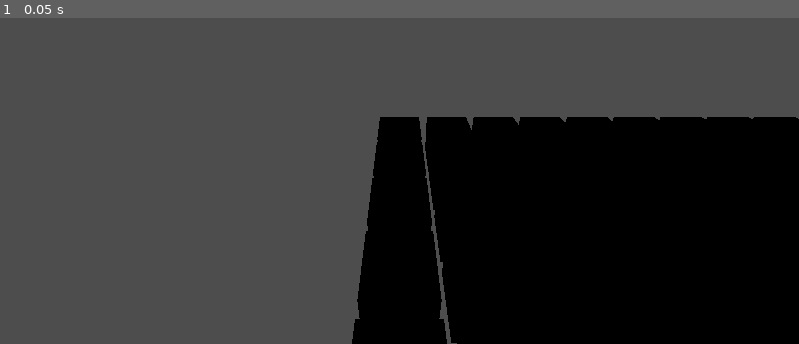
Above: before the commit, frame 1.
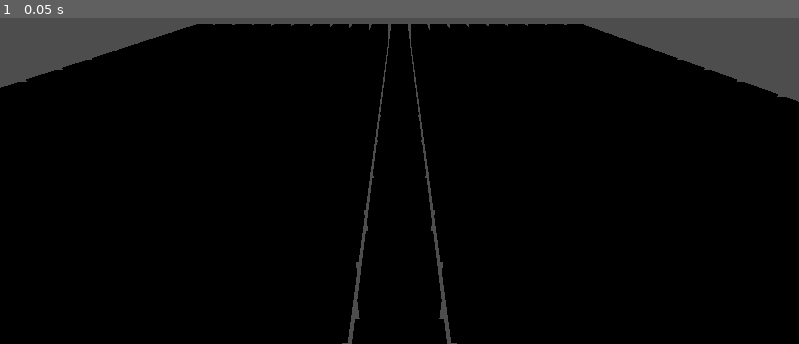
Above: after the commit, the same moment.

Repository: nicoexport/rendering_one_million_animated_objects_in_godot
Game: Godot game, scene res://scenes/main.tscn
The game is run twice, just before and just after one commit, with the same random seed, the same clock (stepped at 60 frames per second) and the same inputs.
Inputs:
- Up to frame 1 (0.05 s): no input

The runs differ from the first frame. In frame 1, 54% of the frame differs, in the area x 0-100%, y 1-100%.

Commit message:
center grid

Diff:
--- a/scripts/controller.gd
+++ b/scripts/controller.gd
@@ -4,9 +4,16 @@
 @export var grid_spacing: float = 1.2
 
 func _ready() -> void:
-    for x in range(grid_resolution.x):
-        for z in range(grid_resolution.y):
-            var instance = MeshInstance3D.new()
-            add_child(instance)
-            instance.mesh = BoxMesh.new()
-            instance.global_position = Vector3(x * grid_spacing, 0.0, z * grid_spacing)
+	# offset so grid is centered at (0,0,0)
+	var offset_x := grid_resolution.x * grid_spacing * 0.5
+	var offset_z := grid_resolution.y * grid_spacing * 0.5
+
+	for x in range(grid_resolution.x):
+		for z in range(grid_resolution.y):
+			var instance = MeshInstance3D.new()
+			add_child(instance)
+			instance.mesh = BoxMesh.new()
+
+			var pos_x = x * grid_spacing - offset_x
+			var pos_z = z * grid_spacing - offset_z
+			instance.global_position = Vector3(pos_x, 0.0, pos_z)
